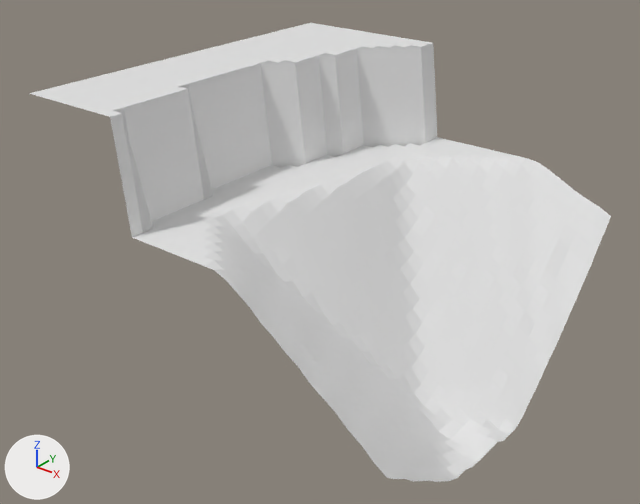
Before and after pictures for a commit that changed the glTF model assets/terrain/exported/map_chunked_005.gltf.
The view is the same before and after, from a camera (50 mm lens) standing at (-72.7, 28.3, 27.1) and looking at (-112.9, 78.6, -4.1). The axes (+X, +Y, +Z) are drawn at lower left. The lights are the same throughout.

Objects in the first picture: 'map_chunked.005'.
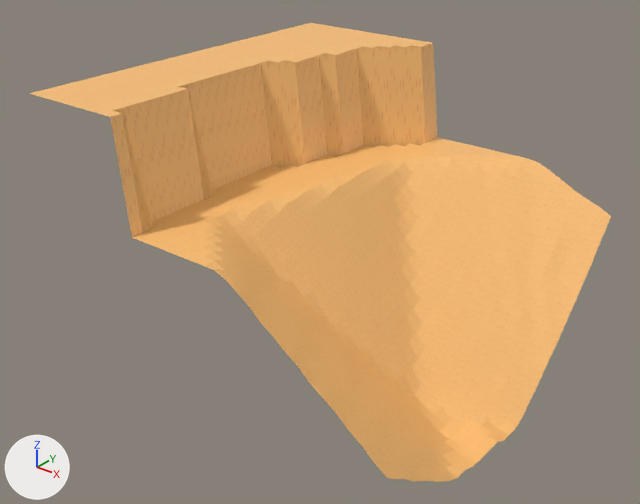
Boxes (x1, y1, x2, y2) around the edits, measured in the pictures (640 x 504 px):
```json
{"object": "map_chunked.005", "change": "recoloured", "before": [29, 23, 611, 482], "after": [29, 23, 611, 482], "on screen": "white to orange"}
```

Edits to the scene script, one JSON object a line:
```json
{"op": "add", "block": "img_spr_terrain_texture", "code": ["img_spr_terrain_texture = load_image('spr_terrain_texture', 'spr_terrain_texture.png', 64, 64, 'sRGB')"]}
{"op": "add", "block": "mat_map_material", "code": ["mat_map_material = principled_material('map_material')", "mat_map_material.texture = img_spr_terrain_texture"]}
{"block": "me_plane_010", "where": "me_plane_010.from_pydata(...)  # 1089 vertices, 2048 faces; spans x -128.0..-96.0, y 64.0..96.0, z -15.6..9.5"}
{"op": "add", "block": "me_plane_010", "code": "me_plane_010.materials.append(mat_map_material)  # picture img_spr_terrain_texture"}
```
